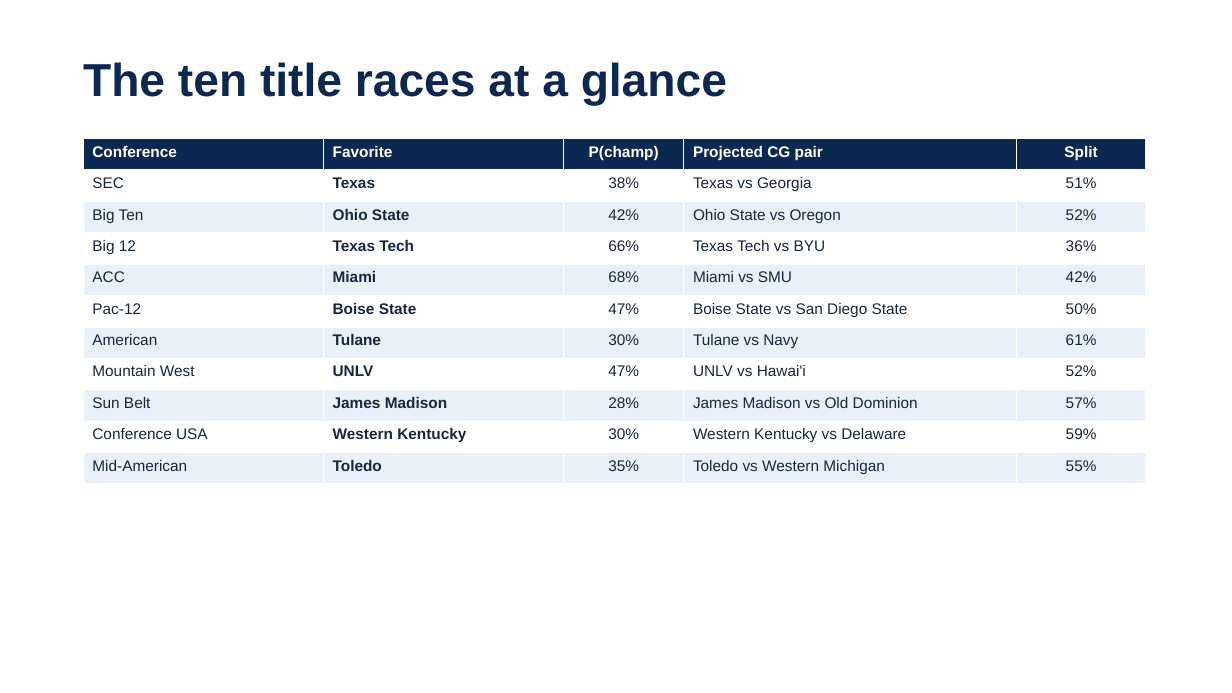
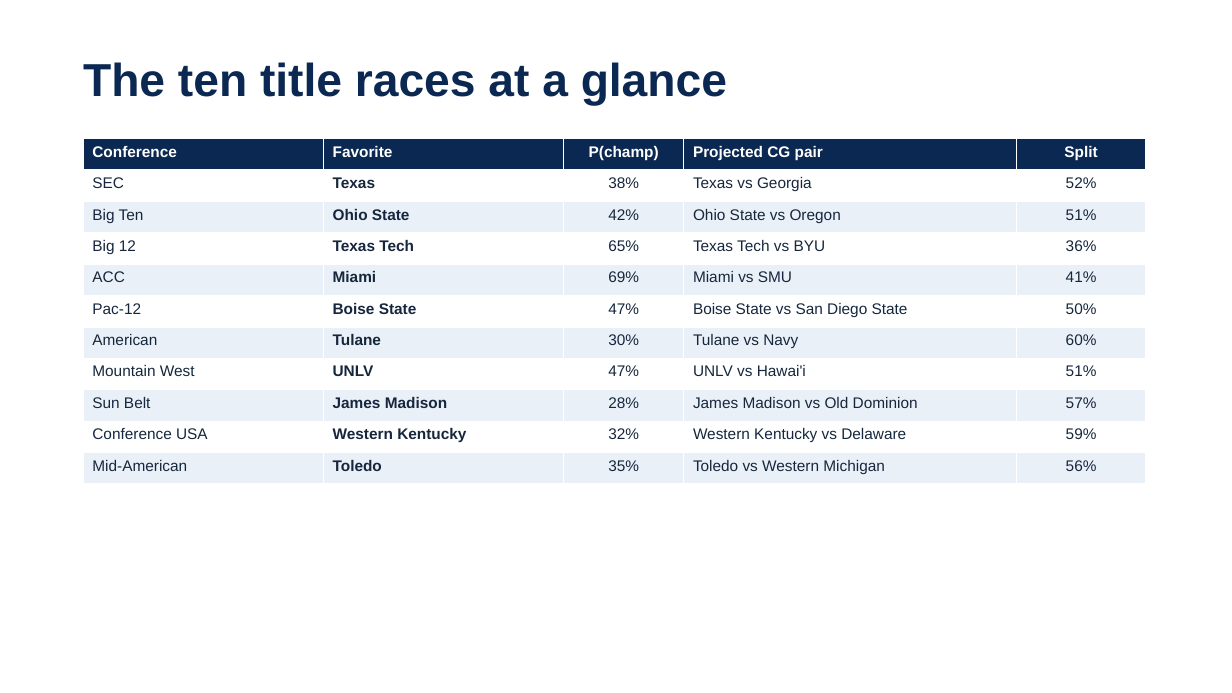
Before and after one commit to lucasalvarezflorida-lab/ncaa-fbs-analytics, a slide deck: slide 3 of decks/2026_Season_Sim_Overview.pptx. Drawn at 1232x693 pixels with LibreOffice and Linux fonts; fonts in the diff are those of the drawing. Boxes give left, top, right and bottom in pixels: in the first picture for what was removed or moved away, otherwise in the second. Text is boxed around its words. In the diff, an @@ line names an element or a change of style, - is before the commit and + after.

```diff
--- a/decks/2026_Season_Sim_Overview.pptx
+++ b/decks/2026_Season_Sim_Overview.pptx
@@ table at (x1=83, y1=139, x2=1146, y2=484) @@
-row 2, column 5: 51%
+row 2, column 5: 52%
-row 3, column 5: 52%
+row 3, column 5: 51%
-row 4, column 3: 66%
+row 4, column 3: 65%
-row 5, column 3: 68%
+row 5, column 3: 69%
-row 5, column 5: 42%
+row 5, column 5: 41%
-row 7, column 5: 61%
+row 7, column 5: 60%
-row 8, column 5: 52%
+row 8, column 5: 51%
-row 10, column 3: 30%
+row 10, column 3: 32%
-row 11, column 5: 55%
+row 11, column 5: 56%
```
Also in this commit, not shown: 2 other slides changed, 1 other file.
